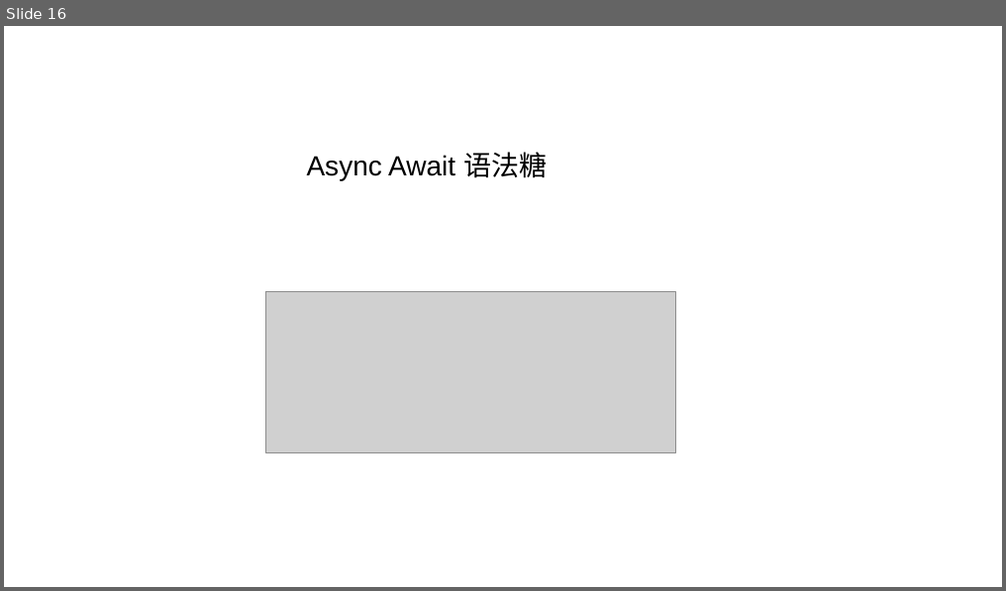
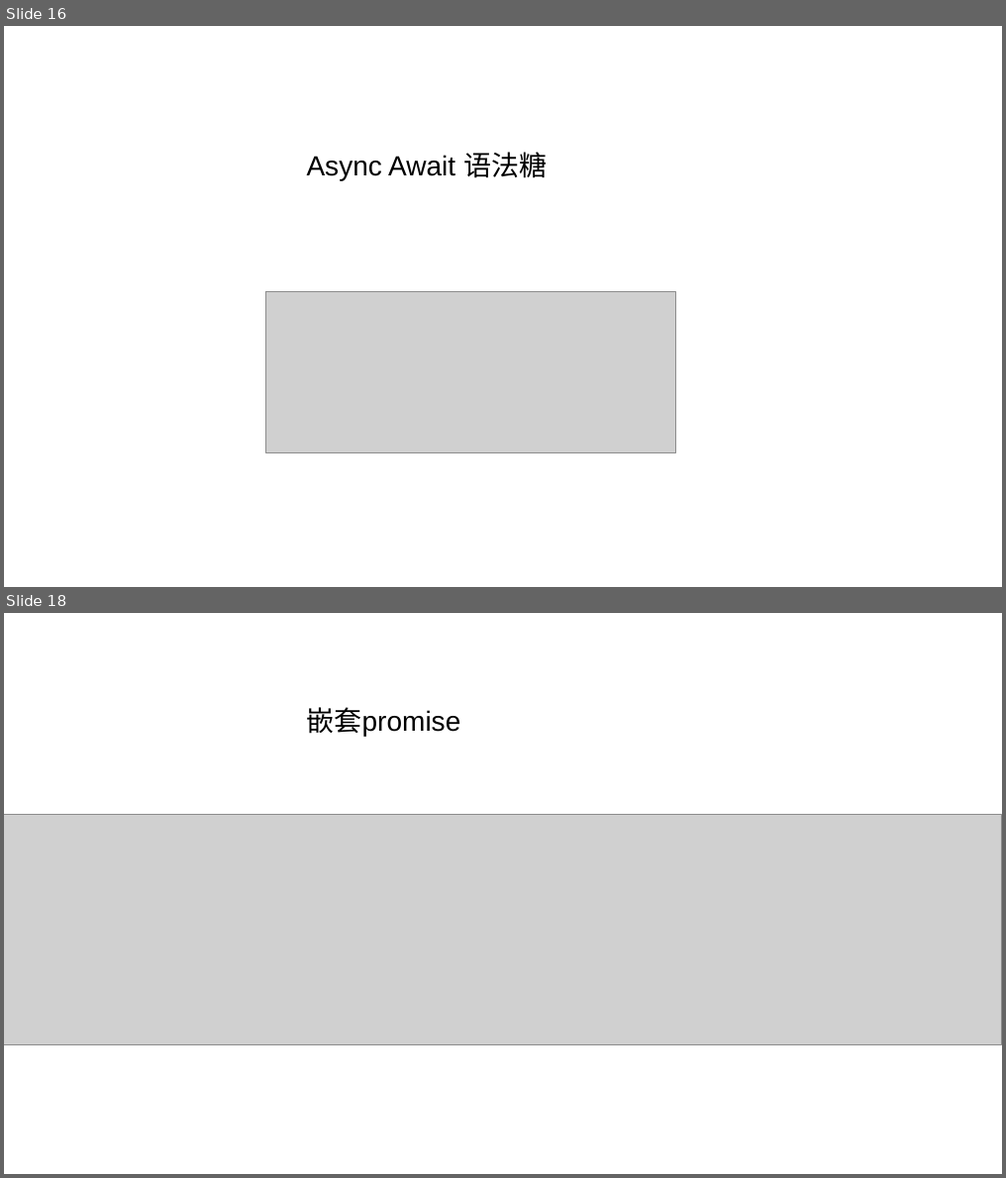
Before and after one commit to zhengx666/ES2017, a slide deck: es6分享.pptx. Shown one above the other, each under a label of ours: slide 16 before the commit, slides 16 and 18 after it; the slides between them are not shown. The pictures are 1006x591 and 1006x1178 pixels, drawn with LibreOffice and Linux fonts; fonts in the diff are those of the drawing; grey boxes stand for pictures; background and template pictures are left out. Boxes give left, top, right and bottom in pixels: in the first picture for what was removed or moved away, otherwise in the second. Text is boxed around its words. In the diff, an @@ line names an element or a change of style, - is before the commit and + after.

```diff
--- a/es6分享.pptx
+++ b/es6分享.pptx
@@ slide 18 added at (4, 613, 1002, 1174), background picture (left out) @@
@@ text added at (307, 707, 461, 737), 20 pt, text #000000 @@
+嵌套promise
@@ picture added at (4, 815, 1002, 1045) @@
```
Also in this commit, not shown: 3 other slides added, 1 slide removed, 6 other files.
